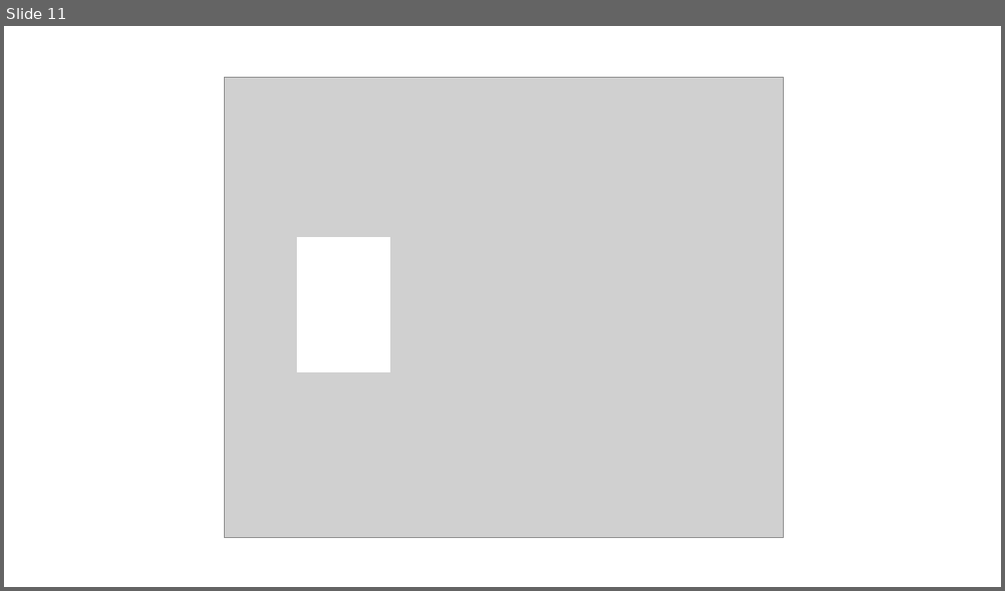
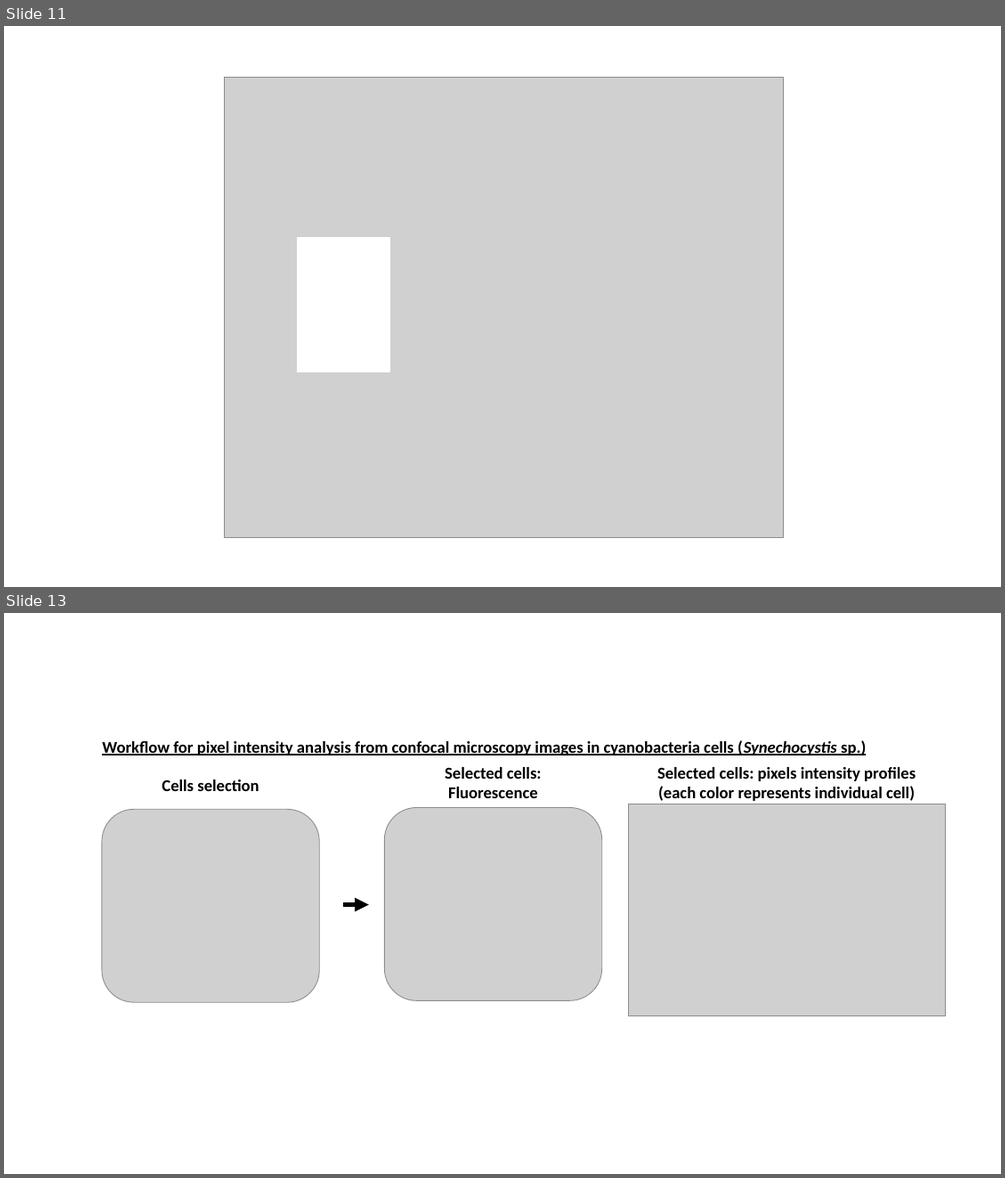
Before and after one commit to Zastupic/cyano-tools, a slide deck: website/static/files/images for website.pptx. Shown one above the other, each under a label of ours: slide 11 before the commit, slides 11 and 13 after it; the slides between them are not shown. The pictures are 1005x591 and 1005x1178 pixels, drawn with LibreOffice and Linux fonts; fonts in the diff are those of the drawing; grey boxes stand for pictures. Boxes give left, top, right and bottom in pixels: in the first picture for what was removed or moved away, otherwise in the second. Text is boxed around its words. In the diff, an @@ line names an element or a change of style, - is before the commit and + after.

Commit message:
cell size, pigment profiles analysis-workflow images, saving images into excel (cell size only)

```diff
--- a/website/static/files/images for website.pptx
+++ b/website/static/files/images for website.pptx
@@ slide 13 added at <box>4,613,1001,1174</box>, background #FFFFFF @@
@@ group added at <box>102,740,945,1015</box>: 4 texts, 3 pictures, 1 arrow @@
+Workflow for pixel intensity analysis from confocal microscopy images in cyanobacteria cells (Synechocystis sp.)
+Selected cells:
+Fluorescence
+Selected cells: pixels intensity profiles
+(each color represents individual cell)
+Cells selection
```
Also in this commit, not shown: 3 other slides added, 15 other files.
